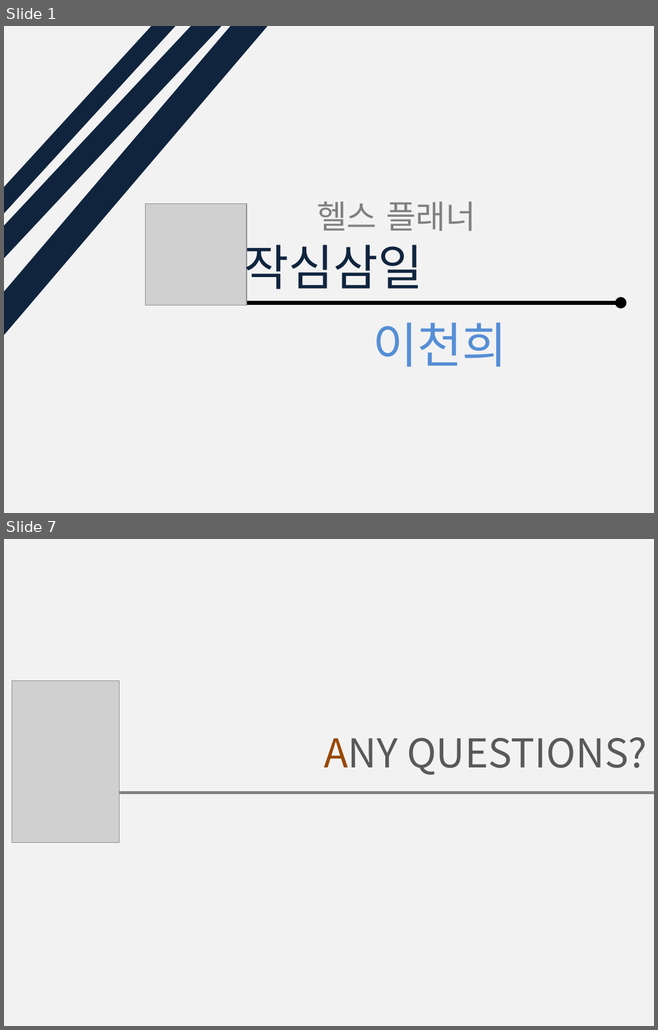
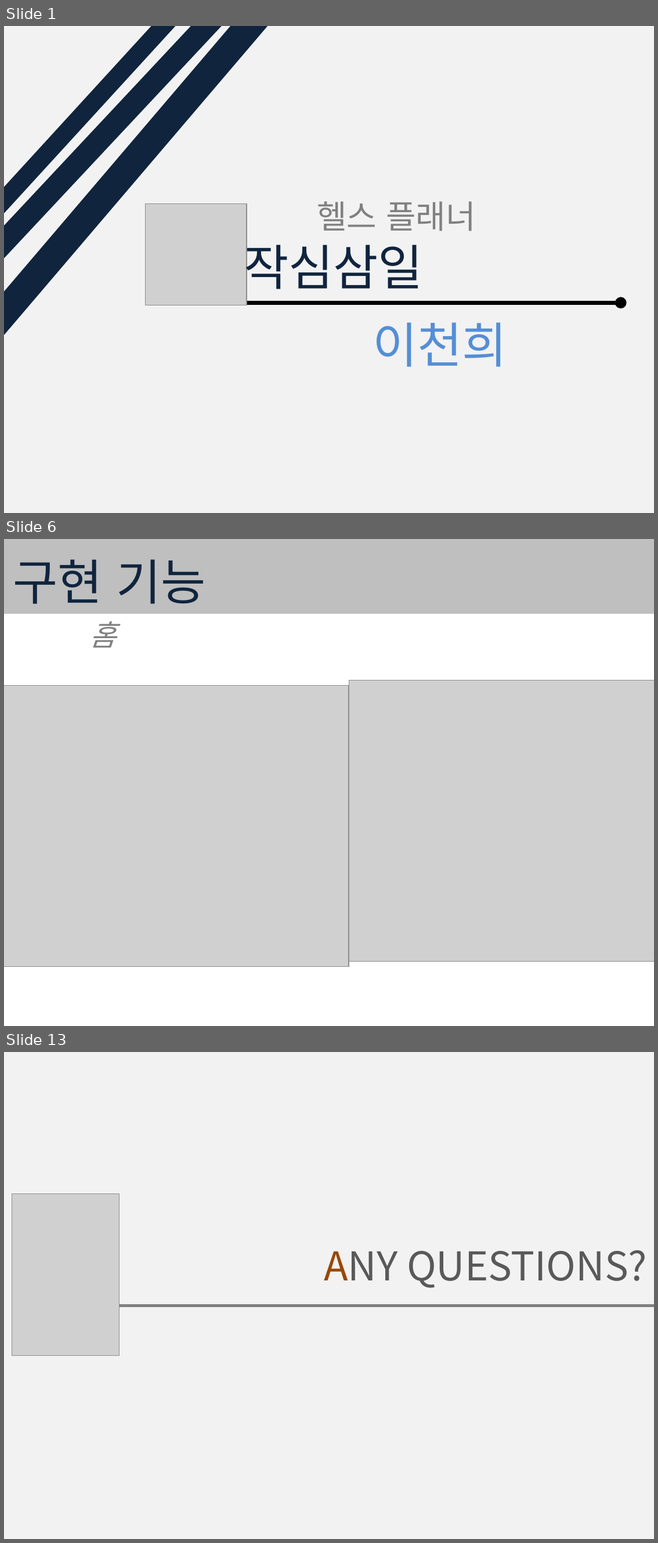
Before and after one commit to dlcjsgml2002/portfolio_planner, a slide deck: document/ppt.pptx. Shown one above the other, each under a label of ours: slides 1 and 7 before the commit, slides 1, 6 and 13 after it; the slides between them are not shown. The pictures are 658x1030 and 658x1543 pixels, drawn with LibreOffice and Linux fonts; fonts in the diff are those of the drawing; grey boxes stand for pictures. Boxes give left, top, right and bottom in pixels: in the first picture for what was removed or moved away, otherwise in the second. Text is boxed around its words. In the diff, an @@ line names an element or a change of style, - is before the commit and + after.

```diff
--- a/document/ppt.pptx
+++ b/document/ppt.pptx
@@ slide 6 added at box(4, 539, 654, 1026), background #FFFFFF @@
@@ rectangle added at box(4, 539, 654, 614), fill #BFBFBF @@
@@ text added at box(13, 559, 206, 604), 54 pt, text #0F243E @@
+구현 기능
@@ text added at box(90, 621, 117, 647), 32 pt, text #808080, italic @@
+홈
@@ picture added at box(4, 685, 349, 966) @@
@@ picture added at box(349, 681, 654, 962) @@
@@ what was slide 7 is now slide 13 @@
```
Also in this commit, not shown: 1 slide changed, 9 other slides added, 4 slides removed, 1 other file.
